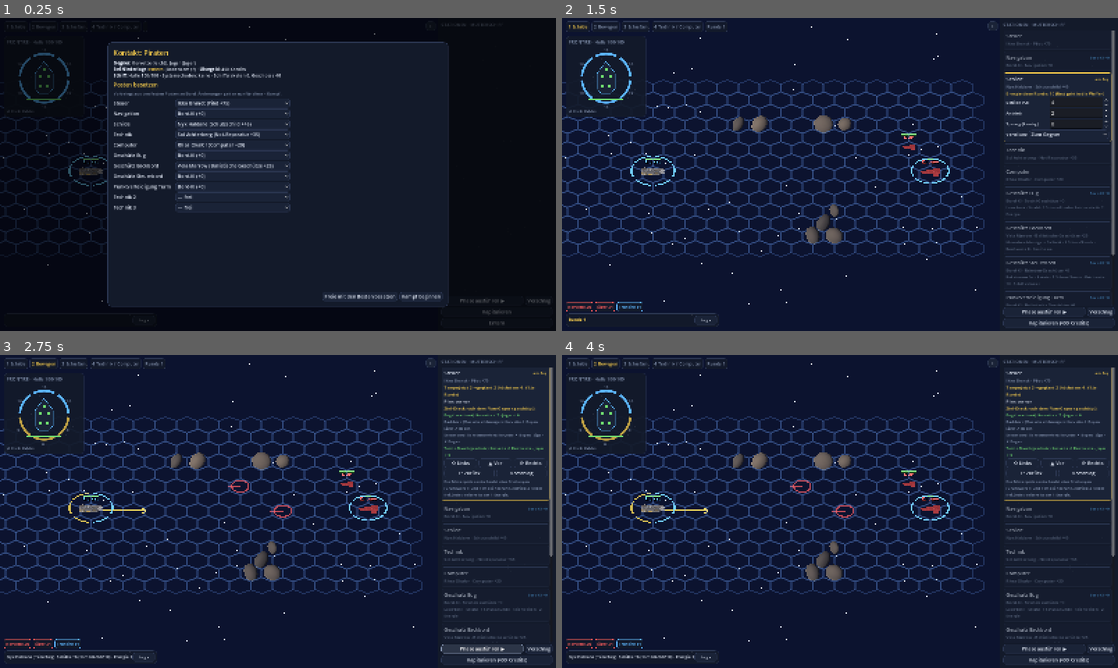
Above: before the commit, frames 1-4 (two rows, left to right).
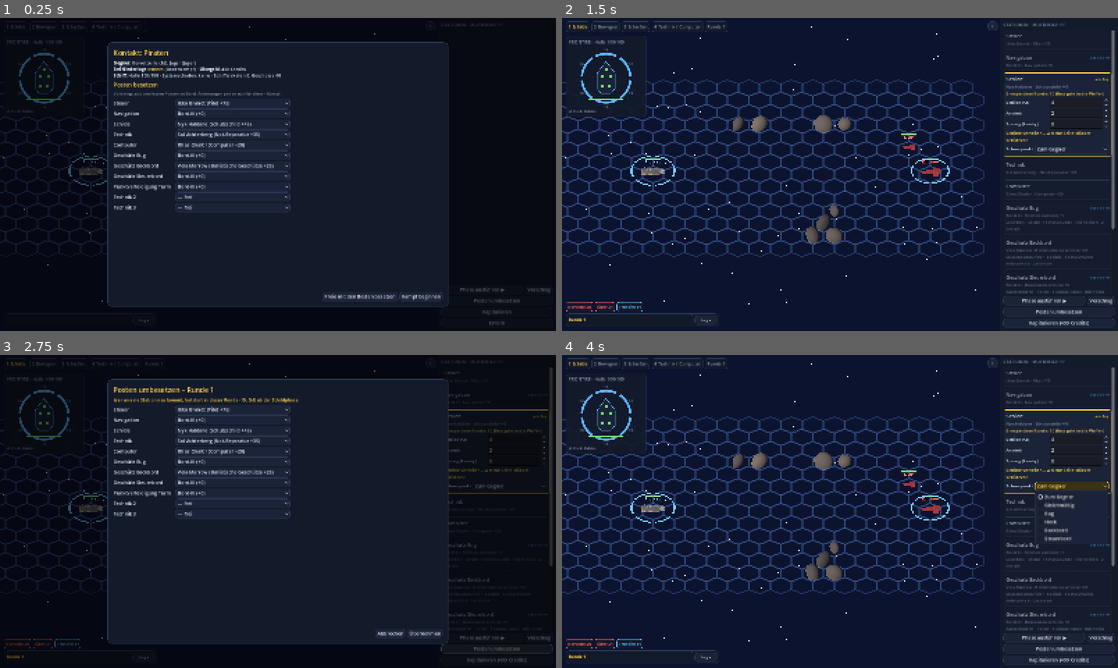
Above: after the commit, the same moments.

Repository: guenterpayer-sketch/past_the_Frontire
Game: Godot game, scene res://space.tscn
The game is run twice, just before and just after one commit, with the same random seed, the same clock (stepped at 60 frames per second) and the same inputs. This scene is started directly instead of the project's main scene.
Inputs (mouse positions are in pixels of both pictures, inside the frame that each line leads up to):
- Up to frame 1 (0.25 s): no input
- Up to frame 2 (1.5 s): click (1056, 299) at 0.5 s, where only the run after the commit has a clickable "Posten umbesetzen"; click "Kampf beginnen" at 1.25 s
- Up to frame 3 (2.75 s): click (494, 649) at 2 s, where only the run after the commit has a clickable "Posten umbesetzen"
- Up to frame 4 (4 s): click (951, 633) at 2.75 s, where only the run after the commit has a clickable "Abbrechen"; click (1073, 486) at 3.5 s, where only the run after the commit has a clickable "Zum Gegner"

The runs differ from the first frame. In frame 1, 0.2% of the frame differs, in the area x 82-99%, y 86-92%; in frame 2, 2.1%; in frame 3, 56%, in the area x 0-100%, y 0-100%; in frame 4, 4.5%.

Commit message:
Raumkampf: Posten zu Rundenbeginn umbesetzen (−10 in der Runde), Schildverteilung deutlicher
Co-Authored-By: Claude Opus 5.5 <noreply@anthropic.com>
Claude-Session: https://claude.ai/code/session_01XMTNfSvptvbWh69rKn5Bwy

Diff:
--- a/godot/core/space_combat.gd
+++ b/godot/core/space_combat.gd
@@ -61,6 +61,8 @@
 	"schilde": "Schildgeneratoren", "reaktor": "Reaktor"}
 ## Entern möglich unter diesem Hüllenanteil (oder Antrieb E)
 const BOARD_HULL := 0.25
+## Umbesetzen während des Kampfs: nur zu Rundenbeginn (Phase Schilde), −10 an der neuen Station in dieser Runde
+const SWITCH_MALUS := -10
 const LOCK_BONUS := 15
 const JAM_MALUS := -15
 ## Pilotenprobe → zusätzliche Drehungen und erlaubte Tempoänderung
@@ -99,6 +101,8 @@
 var faction := {}
 var own_vw := 0                    # VW des eigenen Schiffs in dieser Runde (Grund + halber Pilot-Bonus)
 var intercepts := {}
+## in dieser Runde umbesetzte Stationen (Malus SWITCH_MALUS bis Rundenende)
+var switched := {}
 var boarded: SpaceShip = null     # selbst geentertes Gegnerschiff
 var board_loot := {}               # Schiffs-ID → Abfangversuche in dieser Runde
 
@@ -260,6 +264,8 @@
 func station_mods(st: String) -> Array:
 	var mods: Array = []
 	var ch := station_who(st)
+	if ch and switched.has(st):
+		mods.append({"label": "Wechsel", "val": SWITCH_MALUS})
 	if ch:
 		var pid := String(ch.id)
 		var n := 0
@@ -351,6 +357,7 @@
 
 func _start_round() -> void:
 	round_no += 1
+	switched = {}
 	if round_no > MAX_ROUNDS:
 		log_text("Die Gegner drehen ab – der Kampf endet ohne Entscheidung.", &"round")
 		retreated = true
@@ -449,6 +456,41 @@
 		_finish(&"niederlage")
 	elif active_enemies().is_empty():
 		_finish(&"sieg")
+
+
+## Umbesetzen geht nur zu Rundenbeginn (vor der Schildphase)
+func can_repost() -> bool:
+	return result == &"" and round_no > 0 and phase == Phase.SHIELDS
+
+
+## Fehler einer Postenliste ("" = gültig): höchstens zwei Stationen je Person, weitere Techniker nur mit Crew
+static func posts_problem(p: Dictionary) -> String:
+	var count := {}
+	for st in p:
+		var pid := String(p[st])
+		if pid != SpaceSetup.KI:
+			count[pid] = int(count.get(pid, 0)) + 1
+			if count[pid] > 2:
+				return "Eine Person kann höchstens zwei Stationen bedienen."
+	return ""
+
+
+## Posten zu Rundenbeginn neu besetzen; wer an eine Station neu kommt, hat dort in dieser Runde −10
+func repost(p: Dictionary) -> bool:
+	if not can_repost() or posts_problem(p) != "":
+		return false
+	for st in stations():
+		var old := String(posts.get(st, SpaceSetup.KI))
+		var neu := String(p.get(st, SpaceSetup.KI))
+		if neu != SpaceSetup.KI and not people.has(neu):
+			neu = SpaceSetup.KI
+		if neu != old:
+			if neu != SpaceSetup.KI:
+				switched[st] = true
+			log_text("Umbesetzt: %s → %s." % [SpaceSetup.station_name(st),
+				people[neu].ch.name if neu != SpaceSetup.KI else "Bord-KI"])
+		posts[st] = neu
+	return true
 
 
 ## Kapitulation: Lösegeld zahlen, Kampf endet
--- a/godot/tests/test_space.gd
+++ b/godot/tests/test_space.gd
@@ -27,6 +27,7 @@
 	_test_tech()
 	_test_board()
 	_test_preview()
+	_test_repost()
 	_test_auto()
 	print("OK" if fails == 0 else "%d FEHLER" % fails)
 	quit(1 if fails > 0 else 0)
@@ -326,6 +327,32 @@
 				check(g[0] == "korvette" and g.count("jaeger") in [1, 2], "mittel: Korvette mit 1 oder 2 Jägern")
 
 
+func _test_repost() -> void:
+	var c := _combat(14)
+	var a: Character = c.crew[0]
+	check(c.can_repost(), "Umbesetzen zu Rundenbeginn")
+	var p := c.posts.duplicate()
+	p["geschuetz_bug"] = SpaceSetup.KI
+	p["technik_2"] = String(a.id)
+	var before := String(c.posts.get("technik_2", SpaceSetup.KI))
+	check(c.repost(p), "Umbesetzen übernommen")
+	check(c.posts["geschuetz_bug"] == SpaceSetup.KI and c.posts["technik_2"] == String(a.id), "neue Posten gelten")
+	if before != String(a.id):
+		check(c.station_mods("technik_2").any(func(m: Dictionary) -> bool: return m.val == SpaceCombat.SWITCH_MALUS),
+			"Wechsel −10 in dieser Runde")
+	var bad := c.posts.duplicate()
+	bad["steuer"] = String(a.id)
+	bad["navigation"] = String(a.id)
+	bad["computer"] = String(a.id)
+	check(not c.repost(bad), "höchstens zwei Stationen je Person")
+	c.set_orders({})
+	c.resolve()
+	check(not c.can_repost() and not c.repost(c.posts), "nach der Schildphase kein Umbesetzen")
+	while c.phase != SpaceCombat.Phase.SHIELDS and c.result == &"":
+		c.resolve()
+	check(c.switched.is_empty(), "Wechsel-Malus endet mit der Runde")
+
+
 func _test_auto() -> void:
 	var wins := 0
 	var n := 0
--- a/godot/ui/space_briefing.gd
+++ b/godot/ui/space_briefing.gd
@@ -4,10 +4,13 @@
 ## Kampf änderbar). Je Station Bord-KI oder ein Crewmitglied; zweimal dieselbe Person = Doppelbesetzung (−30).
 
 signal confirmed(posts: Dictionary)
+## Umbesetzen während des Kampfs (zu Rundenbeginn, −10 in dieser Runde)
+signal reposted(posts: Dictionary)
 
 var view: SpaceView
 var posts := {}
 var _rows: VBoxContainer
+var _repost := false
 
 
 func _ready() -> void:
@@ -16,8 +19,29 @@
 	max_size = Vector2(980, 760)
 
 
+## Posten während des Kampfs ändern (nur zu Rundenbeginn)
+func open_repost(v: SpaceView) -> void:
+	view = v
+	_repost = true
+	closable = true
+	var c := v.combat
+	posts = c.posts.duplicate()
+	open("Posten umbesetzen – Runde %d" % c.round_no)
+	content.add_child(UiTheme.label("Wer an eine Station neu kommt, hat dort in dieser Runde %d. Gilt ab der Schildphase."
+		% SpaceCombat.SWITCH_MALUS, 13, UiTheme.ACCENT))
+	_rows = VBoxContainer.new()
+	content.add_child(_rows)
+	_build_rows()
+	add_close("Abbrechen")
+	var ok := UiTheme.button("Übernehmen")
+	ok.pressed.connect(close_and_start)
+	footer.add_child(ok)
+
+
 func open_for(v: SpaceView) -> void:
 	view = v
+	_repost = false
+	closable = false
 	var c := v.combat
 	posts = c.posts.duplicate()
 	open("Kontakt: %s" % SpaceTemplates.faction_name(c.faction_id))
@@ -87,6 +111,8 @@
 		var pid := String(posts.get(st, SpaceSetup.KI))
 		if pid != SpaceSetup.KI and posts.values().count(pid) > 1:
 			note = "doppelt (−30)"
+		if _repost and pid != SpaceSetup.KI and pid != String(c.posts.get(st, SpaceSetup.KI)):
+			note = ("%s, " % note if note != "" else "") + "Wechsel (%d)" % SpaceCombat.SWITCH_MALUS
 		if posts.values().count(pid) > 2 and pid != SpaceSetup.KI:
 			note = "höchstens zwei Stationen!"
 		grid.add_child(UiTheme.label(note, 12, UiTheme.ACCENT))
@@ -100,8 +126,10 @@
 
 ## Posten prüfen (höchstens zwei Stationen je Person), Kampf beginnen
 func close_and_start() -> void:
-	for pid in posts.values():
-		if pid != SpaceSetup.KI and posts.values().count(pid) > 2:
-			return
+	if SpaceCombat.posts_problem(posts) != "":
+		return
 	hide()
-	confirmed.emit(posts)
+	if _repost:
+		reposted.emit(posts)
+	else:
+		confirmed.emit(posts)
--- a/godot/ui/space_ui.gd
+++ b/godot/ui/space_ui.gd
@@ -27,6 +27,7 @@
 var _auto: Button
 var _surrender: Button
 var _board: Button
+var _posts: Button
 var _defaults := {}
 var _w := {}                      # Bedienelemente der laufenden Phase
 var _targets := {}                # Geschützstation → Schiffs-ID
@@ -61,6 +62,10 @@
 	briefing = SpaceBriefing.new()
 	add_child(briefing)
 	briefing.confirmed.connect(func(p: Dictionary) -> void: view.begin(p))
+	briefing.reposted.connect(func(p: Dictionary) -> void:
+		combat.repost(p)
+		view.play_events()
+		refresh())
 	result_modal = Modal.new()
 	add_child(result_modal)
 	result_modal.closable = false
@@ -118,6 +123,9 @@
 	_auto = UiTheme.button("Vorschlag", "Diese Phase mit dem Vorschlag der Bord-KI ausführen")
 	_auto.pressed.connect(func() -> void: view.execute(SpaceAI.crew_orders(combat, combat.phase)))
 	foot.add_child(_auto)
+	_posts = UiTheme.button("Posten umbesetzen", "Nur zu Rundenbeginn (Schildphase); neu besetzte Stationen −10 in dieser Runde")
+	_posts.pressed.connect(func() -> void: briefing.open_repost(view))
+	v.add_child(_posts)
 	_surrender = UiTheme.button("Kapitulieren")
 	_surrender.pressed.connect(_on_surrender)
 	v.add_child(_surrender)
@@ -161,6 +169,7 @@
 	_exec.disabled = b
 	_auto.disabled = b
 	_surrender.disabled = b or not combat.can_surrender()
+	_posts.disabled = b or not combat.can_repost()
 
 
 func refresh_ships() -> void:
@@ -190,6 +199,8 @@
 	_surrender.text = "Kapitulieren (%d Credits)" % int(combat.faction.get("ransom", 0)) if combat.can_surrender() \
 		else "Kapitulieren (nicht möglich)"
 	_surrender.disabled = not combat.can_surrender()
+	_posts.disabled = not combat.can_repost()
+	_posts.text = "Posten umbesetzen" if combat.can_repost() else "Posten umbesetzen (nur zu Rundenbeginn)"
 	var b := combat.boardable()
 	_board.visible = b != null
 	if b:
@@ -335,8 +346,9 @@
 	_w.e_shields = _spin(v, "Schilde (×%d)" % SpaceCombat.SHIELD_PER_ENERGY, int(e.get("shields", 0)), total)
 	_w.e_engine = _spin(v, "Antrieb", int(e.get("engine", 0)), total)
 	_w.e_jump = _spin(v, "Sprung (%d nötig)" % SpaceCombat.JUMP_ENERGY, int(e.get("jump", 0)), total)
+	v.add_child(UiTheme.label("Schilde verteilen – welche Seite stärker schützen?", 13, UiTheme.ACCENT))
 	var row := HBoxContainer.new()
-	row.add_child(UiTheme.label("Verteilung", 12))
+	row.add_child(UiTheme.label("Schwerpunkt", 12))
 	var ob := OptionButton.new()
 	ob.focus_mode = Control.FOCUS_NONE
 	for p in ALLOC_PRESETS:
Not shown, changed: docs/Planung_Raumkampf.md
Not shown, changed: docs/module/raumkampf.md
